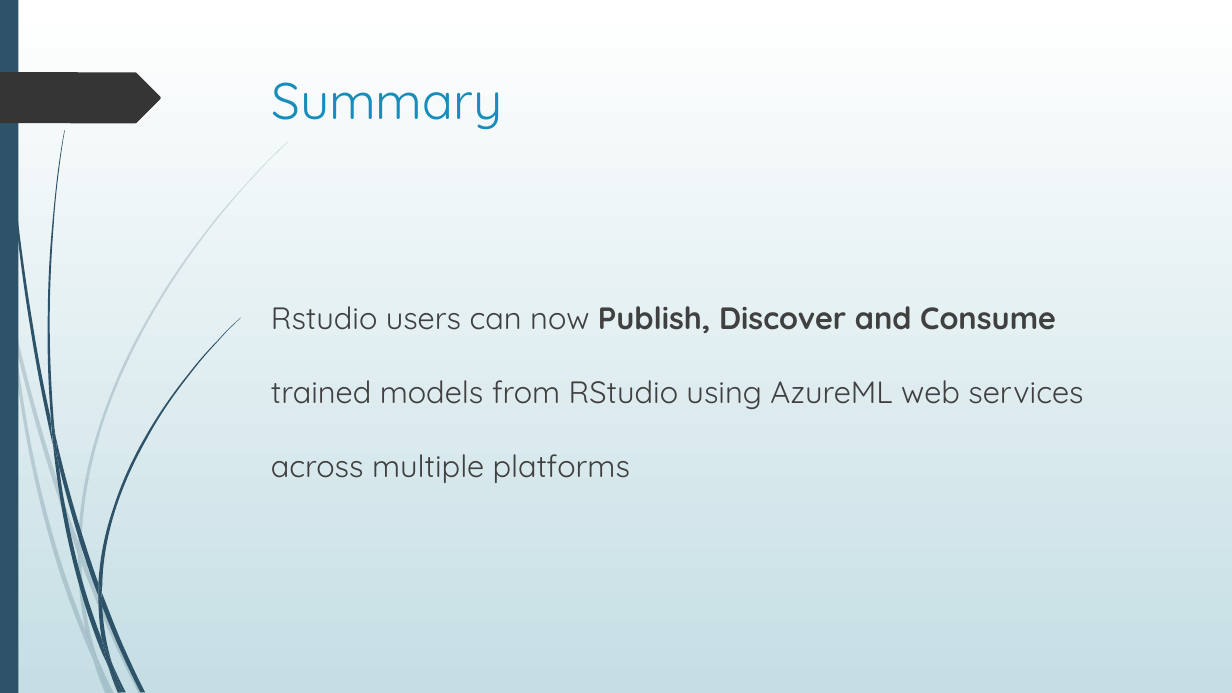
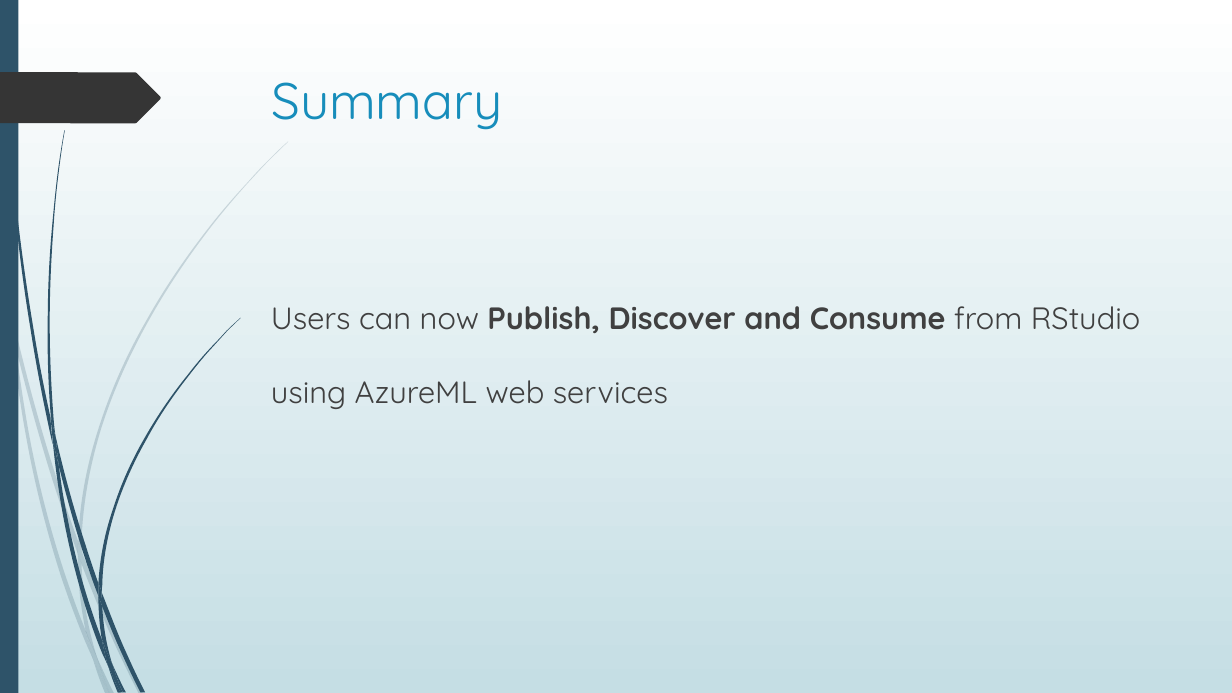
Before and after one commit to Azure/Azure-MachineLearning-ClientLibrary-R, a slide deck: slide 8 of demo/demo walkthrough.pptx (slide 5 before the commit). Drawn at 1232x693 pixels with LibreOffice and Linux fonts; fonts in the diff are those of the drawing. Boxes give left, top, right and bottom in pixels: in the first picture for what was removed or moved away, otherwise in the second. Text is boxed around its words. In the diff, an @@ line names an element or a change of style, - is before the commit and + after.

```diff
--- a/demo/demo walkthrough.pptx
+++ b/demo/demo walkthrough.pptx
@@ text at <box>271,306,1140,409</box>: text changed @@
-Rstudio users can now Publish, Discover and Consume trained models from RStudio using AzureML web services across multiple platforms
+Users can now Publish, Discover and Consume from RStudio using AzureML web services
```
Also in this commit, not shown: 3 other slides changed, 4 slides added.
